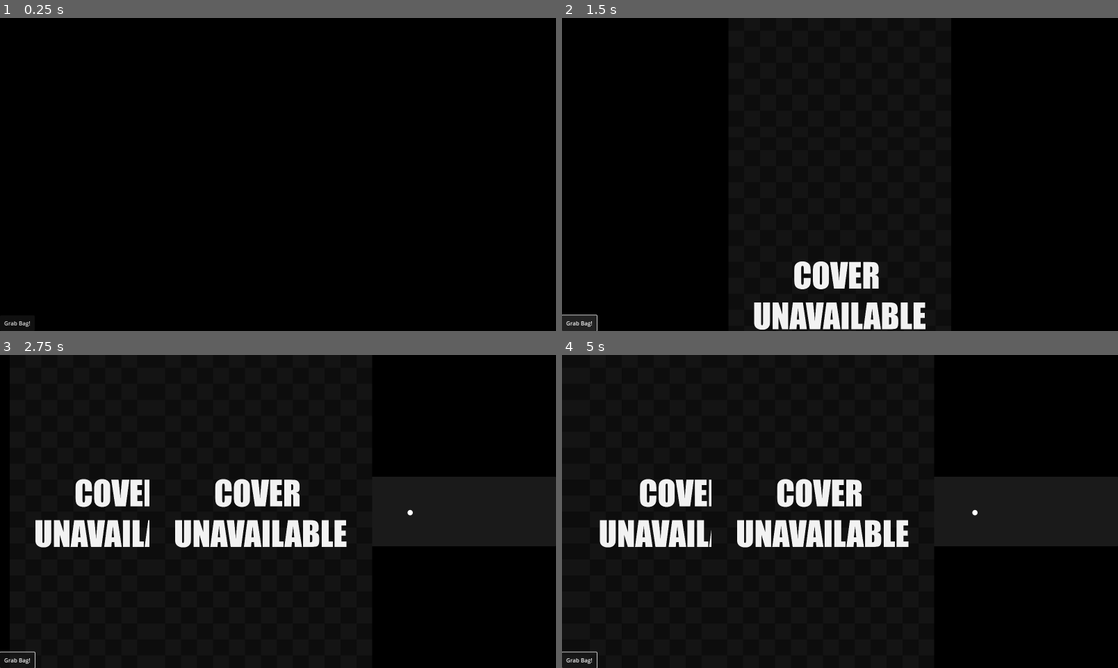
Above: before the commit, frames 1-4 (two rows, left to right).
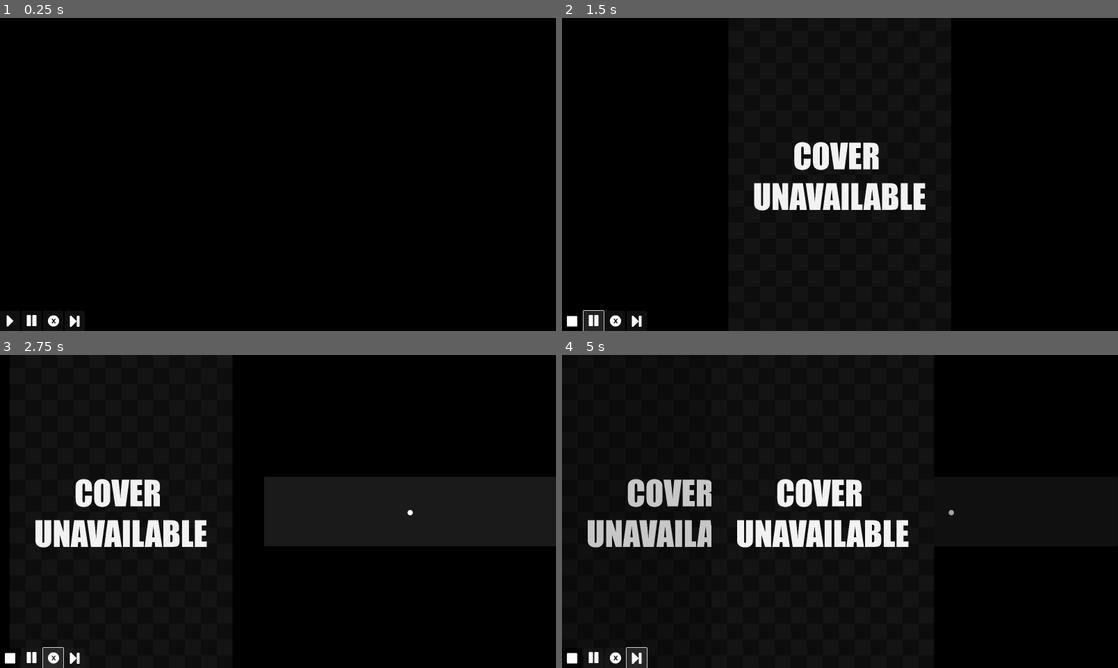
Above: after the commit, the same moments.

Repository: carter-lilley/game_shuffler
Game: Godot game, scene res://Scenes/modes/mode_grabbag.tscn
The game is run twice, just before and just after one commit, with the same random seed, the same clock (stepped at 60 frames per second) and the same inputs. This scene is started directly instead of the project's main scene.
Inputs (mouse positions are in pixels of both pictures, inside the frame that each line leads up to):
- Up to frame 1 (0.25 s): no input
- Up to frame 2 (1.5 s): click (578, 324) at 0.5 s, where only the run before the commit has a clickable "Grab Bag!"; click (595, 321) at 1.27 s
- Up to frame 3 (2.75 s): click (55, 658) at 2.02 s
- Up to frame 4 (5 s): click (573, 658) at 2.77 s; click (573, 658) at 3.52 s; click (634, 658) at 4.27 s

The runs differ from the first frame. In frame 1, 0.2% of the frame differs, in the area x 0-15%, y 94-99%; in frame 2, 6.8%, in the area x 0-66%, y 39-100%; in frame 3, 3.8%; in frame 4, 3.5%.
Error before the commit: Modulo by zero error in operator '%'. (res://Scripts/mode_grabbag.gd:191)
Error after the commit: Modulo by zero error in operator '%'. (res://Globals/globals.gd:42)

Commit message:
Started implementing button bar

Diff:
--- /dev/null
+++ b/Globals/globals.gd
@@ -0,0 +1,61 @@
+extends Node
+var timer_list: Array
+
+func kill_timers():
+	for timer in timer_list:
+		if timer.is_inside_tree():
+			timer.stop()
+			timer.queue_free()
+			print("Timer stopped and queued for deletion")
+
+func create_timer(secs: float, function: Callable, arg: Variant):
+	var timer = Timer.new()
+	timer.wait_time = secs
+	timer.one_shot = true
+	timer.autostart = true
+	add_child(timer)  # Add the timer as a child of the current node (assuming this is a Node or Control)
+	# Connect the timeout signal to call the specified function
+	timer.timeout.connect(function.bind(arg))
+	timer_list.append(timer)
+	print(timer_list)
+	return timer
+
+func dir_contents(path) -> PackedStringArray:
+	var dir = DirAccess.open(path)
+	var dir_arr : PackedStringArray
+	if dir:
+		dir.list_dir_begin()
+		var entry = dir.get_next()
+		while entry != "":
+			if dir.current_is_dir():
+				dir_arr.append(entry)
+				#print("Found dir: " + entry)
+			#else:
+				#print("Found file: " + entry)
+			entry = dir.get_next()
+		return dir_arr
+	else:
+		print("An error occurred when trying to access the path.")
+		return dir_arr
+
+func rand_string(dir_arr: PackedStringArray) -> String:
+	var _str: String = dir_arr[randi() % dir_arr.size()]
+	return _str
+
+func sanitize_string(input: String) -> String:
+	#print(input)
+	# Remove text after period
+	var sanitized_input = input.split(".")[0]  # Remove the period and everything after it
+	sanitized_input = sanitized_input.strip_edges()  # Remove leading and trailing whitespace
+	# Use a regular expression to remove text within parentheses
+	var regex = RegEx.new()
+	regex.compile("\\s*\\([^()]*\\)\\s*")  # Matches text within parentheses and surrounding spaces
+	for i in 3:
+		sanitized_input = regex.sub(sanitized_input, "")
+	# Remove version numbers like "v1", "v2", "v3.0"
+	regex.compile("\\bv\\d+(\\.\\d+)?\\b")  # Matches "v1", "v2.0", etc.
+	sanitized_input = regex.sub(sanitized_input, "")
+	# Escape quotes if necessary
+	sanitized_input = sanitized_input.replace('"', '\\"')
+	#print(sanitized_input)
+	return sanitized_input
--- a/Scripts/user_settings.gd
+++ b/Globals/user_settings.gd
@@ -33,7 +33,7 @@
 #var core_ps3: String = "\\mesen_libretro"
 var core_psp: String = "\\ppsspp_libretro.dll"
 #var core_psvita
-#var core_psx: String = "\\mesen_libretro"
+var core_psx: String = "\\swanstation_libretro.dll"
 var core_saturn: String = "\\mednafen_saturn_libretro.dll"
 var core_sega32x: String = "\\picodrive_libretro.dll"
 var core_segacd: String = "\\genesis_plus_gx_libretro.dll"
--- a/Scenes/modes/mode_apitest.tscn
+++ b/Scenes/modes/mode_apitest.tscn
@@ -1,7 +1,7 @@
 [gd_scene load_steps=3 format=3 uid="uid://bkq7oa247xr6y"]
 
 [ext_resource type="Script" path="res://Scripts/mode_apitest.gd" id="1_p1hxs"]
-[ext_resource type="Script" path="res://Scripts/user_settings.gd" id="2_w01h4"]
+[ext_resource type="Script" path="res://Globals/user_settings.gd" id="2_w01h4"]
 
 [node name="api_test" type="Control"]
 layout_mode = 3
--- a/Scenes/modes/mode_grabbag.tscn
+++ b/Scenes/modes/mode_grabbag.tscn
@@ -1,8 +1,12 @@
-[gd_scene load_steps=4 format=3 uid="uid://vf05yu8hwe1m"]
+[gd_scene load_steps=8 format=3 uid="uid://vf05yu8hwe1m"]
 
 [ext_resource type="Script" path="res://Scripts/mode_grabbag.gd" id="1_0pk6d"]
-[ext_resource type="Script" path="res://Scripts/user_settings.gd" id="2_0als8"]
+[ext_resource type="Texture2D" uid="uid://dhelt10flog05" path="res://Sprites/ui_icons/1x/pause.png" id="1_4rgtf"]
+[ext_resource type="Script" path="res://Globals/user_settings.gd" id="2_0als8"]
 [ext_resource type="AudioStream" uid="uid://cjade33mfa1sg" path="res://Sounds/Chime.wav" id="3_tanc2"]
+[ext_resource type="Texture2D" uid="uid://b022tynb5hjol" path="res://Sprites/ui_icons/1x/forward.png" id="4_urtub"]
+[ext_resource type="Texture2D" uid="uid://4f85a5ftp6fn" path="res://Sprites/ui_icons/1x/buttonX.png" id="5_t5biw"]
+[ext_resource type="Texture2D" uid="uid://j4cmw1ripp26" path="res://Sprites/ui_icons/1x/next.png" id="6_r3txv"]
 
 [node name="grab_bag" type="Control"]
 layout_mode = 3
@@ -11,6 +15,7 @@
 anchor_bottom = 1.0
 grow_horizontal = 2
 grow_vertical = 2
+script = ExtResource("1_0pk6d")
 
 [node name="HBoxContainer" type="HBoxContainer" parent="."]
 layout_mode = 1
@@ -25,12 +30,26 @@
 layout_mode = 2
 alignment = 2
 
-[node name="Button" type="Button" parent="HBoxContainer/VBoxContainer"]
+[node name="HBoxContainer" type="HBoxContainer" parent="HBoxContainer/VBoxContainer"]
+layout_mode = 2
+
+[node name="Start" type="Button" parent="HBoxContainer/VBoxContainer/HBoxContainer"]
 custom_minimum_size = Vector2(0, 45)
 layout_mode = 2
-text = "Grab Bag!
-"
-script = ExtResource("1_0pk6d")
+toggle_mode = true
+icon = ExtResource("4_urtub")
+
+[node name="Pause" type="Button" parent="HBoxContainer/VBoxContainer/HBoxContainer"]
+layout_mode = 2
+icon = ExtResource("1_4rgtf")
+
+[node name="Remove" type="Button" parent="HBoxContainer/VBoxContainer/HBoxContainer"]
+layout_mode = 2
+icon = ExtResource("5_t5biw")
+
+[node name="Skip" type="Button" parent="HBoxContainer/VBoxContainer/HBoxContainer"]
+layout_mode = 2
+icon = ExtResource("6_r3txv")
 
 [node name="user_settings" type="Node" parent="."]
 script = ExtResource("2_0als8")
@@ -38,4 +57,4 @@
 [node name="AudioStreamPlayer2D" type="AudioStreamPlayer2D" parent="."]
 stream = ExtResource("3_tanc2")
 
-[connection signal="pressed" from="HBoxContainer/VBoxContainer/Button" to="HBoxContainer/VBoxContainer/Button" method="_on_pressed"]
+[connection signal="toggled" from="HBoxContainer/VBoxContainer/HBoxContainer/Start" to="." method="_toggled"]
--- a/Scenes/modes/mode_random.tscn
+++ b/Scenes/modes/mode_random.tscn
@@ -1,7 +1,7 @@
 [gd_scene load_steps=3 format=3 uid="uid://b2si0mk4a7a75"]
 
 [ext_resource type="Script" path="res://Scripts/mode_random.gd" id="1_xbkym"]
-[ext_resource type="Script" path="res://Scripts/user_settings.gd" id="2_d6vc5"]
+[ext_resource type="Script" path="res://Globals/user_settings.gd" id="2_d6vc5"]
 
 [node name="pure_random" type="Control"]
 layout_mode = 3
--- a/Scripts/mode_grabbag.gd
+++ b/Scripts/mode_grabbag.gd
@@ -1,38 +1,32 @@
-extends Button
+extends Control
 
-@onready var sound_player = $"../../../AudioStreamPlayer2D"
-@onready var user_settings = $"../../../user_settings"
+@onready var sound_player = $AudioStreamPlayer2D
+@onready var btn_start = $HBoxContainer/VBoxContainer/HBoxContainer/Start
 
 var system_list: PackedStringArray
 var prc_list: Array
 func _ready() -> void:
-	fill_prc_list(user_settings.bag_size)
-
-	system_list = exclude_sys(dir_contents(user_settings.rom_dir), ["gc", "n3ds","ps2","ps3","psvita","psx","switch","wii","wiiu", "xbox", "xbox360"])
-	for i in range(user_settings.bag_size):
-		var curr_sys: String = rand_string(system_list)
-		var curr_sys_dir: String = user_settings.rom_dir + "\\" + curr_sys
+	fill_prc_list(usersettings.bag_size)
+	system_list = exclude_sys(globals.dir_contents(usersettings.rom_dir), ["gc", "n3ds","ps2","ps3","psvita","psx","switch","wii","wiiu", "xbox", "xbox360"])
+	for i in range(usersettings.bag_size):
+		var curr_sys: String = globals.rand_string(system_list)
+		var curr_sys_dir: String = usersettings.rom_dir + "\\" + curr_sys
 
 		var curr_core = match_core(curr_sys)
 
 		var games_arr: PackedStringArray = DirAccess.get_files_at(curr_sys_dir)
-		var curr_game: String = rand_string(games_arr)
-		prc_list[i]["name"] = sanitize_string(curr_game)
+		var curr_game: String = globals.rand_string(games_arr)
+		prc_list[i]["name"] = globals.sanitize_string(curr_game)
 		prc_list[i]["plat"] = curr_sys
-		var args: PackedStringArray = ["-L" , user_settings.ra_cores_dir + curr_core , user_settings.rom_dir + "\\" + curr_sys + "\\" + curr_game]
+		var args: PackedStringArray = ["-L" , usersettings.ra_cores_dir + curr_core , usersettings.rom_dir + "\\" + curr_sys + "\\" + curr_game]
 		prc_list[i]["args"] = args
 	#print(prc_list)
-
-func _on_pressed() -> void:
-	nextGame(-1)
-	pass # Replace with function body.
 
 func nextGame(last_pid: int):
 	sound_player.play()
 	var pssuspend_path = ProjectSettings.globalize_path("res://tools/pssuspend.exe")
-	var curr_id = randi() % user_settings.bag_size
+	var curr_id = randi() % usersettings.bag_size
 	print("Current game: ",prc_list[curr_id]["name"]," Current_ID: ", curr_id, " Last_PID: ", last_pid)
-
 	for prc_info in prc_list:
 	#suspend all active processes..
 		if prc_info["pid"] == last_pid:
@@ -46,7 +40,7 @@
 	#find the current process. if this process is new, create & assign it - else, resume it
 		if prc_info["id"] == curr_id:
 			if prc_info["pid"] == 0:
-				prc_info["pid"] = OS.create_process(user_settings.ra, prc_info["args"])
+				prc_info["pid"] = OS.create_process(usersettings.ra, prc_info["args"])
 				if prc_info["pid"] != 0:
 					prc_info["active"] = true
 					print("Creating Process: ", prc_info["pid"])
@@ -71,9 +65,26 @@
 	#print(prc_list)
 	last_pid = prc_list[curr_id]["pid"]
 	bringWindowToFront(prc_list[curr_id]["pid"])
-	create_timer(randf_range(user_settings.round_time_min, user_settings.round_time_max),nextGame, last_pid)
+	globals.create_timer(randf_range(usersettings.round_time_min, usersettings.round_time_max),nextGame, last_pid)
 
-#------- FUNCTIONS
+@onready var icon_start = preload("res://Sprites/ui_icons/1x/forward.png")
+@onready var icon_stop = preload("res://Sprites/ui_icons/1x/stop.png")
+func _toggled(on: bool) -> void:
+	if on:
+		btn_start.icon = icon_stop
+		nextGame(-1)
+	else:
+		btn_start.icon = icon_start
+		shutdown()
+
+func shutdown():
+	for prc_info in prc_list:
+		if prc_info["pid"] != 0:
+			OS.kill(prc_info["pid"])
+			print("Killed PID: ",prc_info["pid"])
+	globals.kill_timers()
+
+#------- UTILITY FUNCTIONS
 func fill_prc_list(x: int):
 	for i in range(x):
 		var prc_info = {
@@ -85,24 +96,6 @@
 			"active": false  # or false, depending on your initial state
 		}
 		prc_list.append(prc_info)
-
-func sanitize_string(input: String) -> String:
-	#print(input)
-	# Remove text after period
-	var sanitized_input = input.split(".")[0]  # Remove the period and everything after it
-	sanitized_input = sanitized_input.strip_edges()  # Remove leading and trailing whitespace
-	# Use a regular expression to remove text within parentheses
-	var regex = RegEx.new()
-	regex.compile("\\s*\\([^()]*\\)\\s*")  # Matches text within parentheses and surrounding spaces
-	for i in 3:
-		sanitized_input = regex.sub(sanitized_input, "")
-	# Remove version numbers like "v1", "v2", "v3.0"
-	regex.compile("\\bv\\d+(\\.\\d+)?\\b")  # Matches "v1", "v2.0", etc.
-	sanitized_input = regex.sub(sanitized_input, "")
-	# Escape quotes if necessary
-	sanitized_input = sanitized_input.replace('"', '\\"')
-	#print(sanitized_input)
-	return sanitized_input
 
 func bringWindowToFront(pid: int):
 	var bringgtofront_path = ProjectSettings.globalize_path("res://tools/bringtofront.ps1")
@@ -127,53 +120,53 @@
 	var current_core: String
 	match sys:
 		"3do":
-			current_core = user_settings.core_3do
+			current_core = usersettings.core_3do
 		"atari2600":
-			current_core = user_settings.core_atari2600
+			current_core = usersettings.core_atari2600
 		"atarilynx":
-			current_core = user_settings.core_atarilynx
+			current_core = usersettings.core_atarilynx
 		"dos":
-			current_core = user_settings.core_dos
+			current_core = usersettings.core_dos
 		"dreamcast":
-			current_core = user_settings.core_dreamcast
+			current_core = usersettings.core_dreamcast
 		"gamegear":
-			current_core = user_settings.core_gamegear
+			current_core = usersettings.core_gamegear
 		"gb":
-			current_core = user_settings.core_gb
+			current_core = usersettings.core_gb
 		"gba":
-			current_core = user_settings.core_gba
+			current_core = usersettings.core_gba
 		"gbc":
-			current_core = user_settings.core_gbc
+			current_core = usersettings.core_gbc
 		"genesis":
-			current_core = user_settings.core_genesis
+			current_core = usersettings.core_genesis
 		"mastersystem":
-			current_core = user_settings.core_mastersystem
+			current_core = usersettings.core_mastersystem
 		"n64":
-			current_core = user_settings.core_n64
+			current_core = usersettings.core_n64
 		"nds":
-			current_core = user_settings.core_nds
+			current_core = usersettings.core_nds
 		"neogeo":
-			current_core = user_settings.core_neogeo
+			current_core = usersettings.core_neogeo
 		"nes":
-			current_core = user_settings.core_nes
+			current_core = usersettings.core_nes
 		"ngpc":
-			current_core = user_settings.core_ngpc
+			current_core = usersettings.core_ngpc
 		"psp":
-			current_core = user_settings.core_psp
+			current_core = usersettings.core_psp
 		"saturn":
-			current_core = user_settings.core_saturn
+			current_core = usersettings.core_saturn
 		"sega32x":
-			current_core = user_settings.core_sega32x
+			current_core = usersettings.core_sega32x
 		"segacd":
-			current_core = user_settings.core_segacd
+			current_core = usersettings.core_segacd
 		"sg1000":
-			current_core = user_settings.core_sg1000
+			current_core = usersettings.core_sg1000
 		"snes":
-			current_core = user_settings.core_snes
+			current_core = usersettings.core_snes
 		"tg16":
-			current_core = user_settings.core_tg16
+			current_core = usersettings.core_tg16
 		"tgcd":
-			current_core = user_settings.core_tgcd
+			current_core = usersettings.core_tgcd
 	return current_core
 
 func exclude_sys(dir_arr: PackedStringArray, exclusion_arr: Array) -> PackedStringArray:
@@ -186,35 +179,3 @@
 		#else:
 			#print("Excluded: ", dir_name)
 	return trimmed_arr
-
-func rand_string(dir_arr: PackedStringArray) -> String:
-	var _str: String = dir_arr[randi() % dir_arr.size()]
-	return _str
-
-func create_timer(secs: float, function: Callable, arg: Variant):
-	var timer = Timer.new()
-	timer.wait_time = secs
-	timer.one_shot = true
-	timer.autostart = true
-	add_child(timer)  # Add the timer as a child of the current node (assuming this is a Node or Control)
-	# Connect the timeout signal to call the specified function
-	timer.timeout.connect(function.bind(arg))
-	return timer
-
-func dir_contents(path) -> PackedStringArray:
-	var dir = DirAccess.open(path)
-	var dir_arr : PackedStringArray
-	if dir:
-		dir.list_dir_begin()
-		var entry = dir.get_next()
-		while entry != "":
-			if dir.current_is_dir():
-				dir_arr.append(entry)
-				#print("Found dir: " + entry)
-			#else:
-				#print("Found file: " + entry)
-			entry = dir.get_next()
-		return dir_arr
-	else:
-		print("An error occurred when trying to access the path.")
-		return dir_arr
--- a/Scripts/notif_man.gd
+++ b/Scripts/notif_man.gd
@@ -7,10 +7,3 @@
 	notif_intro.set_info(title,system,release)
 	if tex:
 		notif_intro.set_art(tex)
-
-@onready var notif_reumse_asset = preload("res://Scenes/notifs/notif_resume.tscn")
-func notif_resume(tex : Texture2D):
-	var notif_resume = notif_reumse_asset.instantiate()
-	add_child(notif_resume)
-	if tex:
-		notif_resume.set_art(tex)
--- a/project.godot
+++ b/project.godot
@@ -19,6 +19,8 @@
 
 notifman="*res://Globals/notif_man.tscn"
 IGDB="*res://Globals/IGDB_handler.tscn"
+usersettings="*res://Globals/user_settings.gd"
+globals="*res://Globals/globals.gd"
 
 [display]
 
Binary file added: Sprites/ui_icons/1x/arrowDown.png
Not shown, added: Sprites/ui_icons/1x/arrowDown.png.import
Binary file added: Sprites/ui_icons/1x/arrowLeft.png
Not shown, added: Sprites/ui_icons/1x/arrowLeft.png.import
Binary file added: Sprites/ui_icons/1x/arrowRight.png
Not shown, added: Sprites/ui_icons/1x/arrowRight.png.import
Binary file added: Sprites/ui_icons/1x/arrowUp.png
Not shown, added: Sprites/ui_icons/1x/arrowUp.png.import
Binary file added: Sprites/ui_icons/1x/audioOff.png
Not shown, added: Sprites/ui_icons/1x/audioOff.png.import
Binary file added: Sprites/ui_icons/1x/audioOn.png
Not shown, added: Sprites/ui_icons/1x/audioOn.png.import
(and 198 more such lines)
